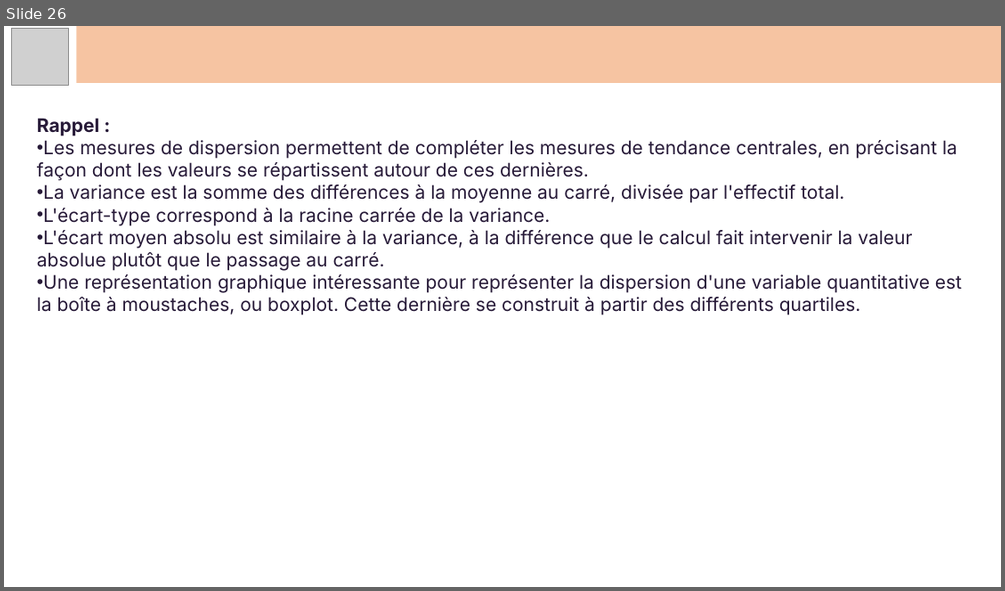
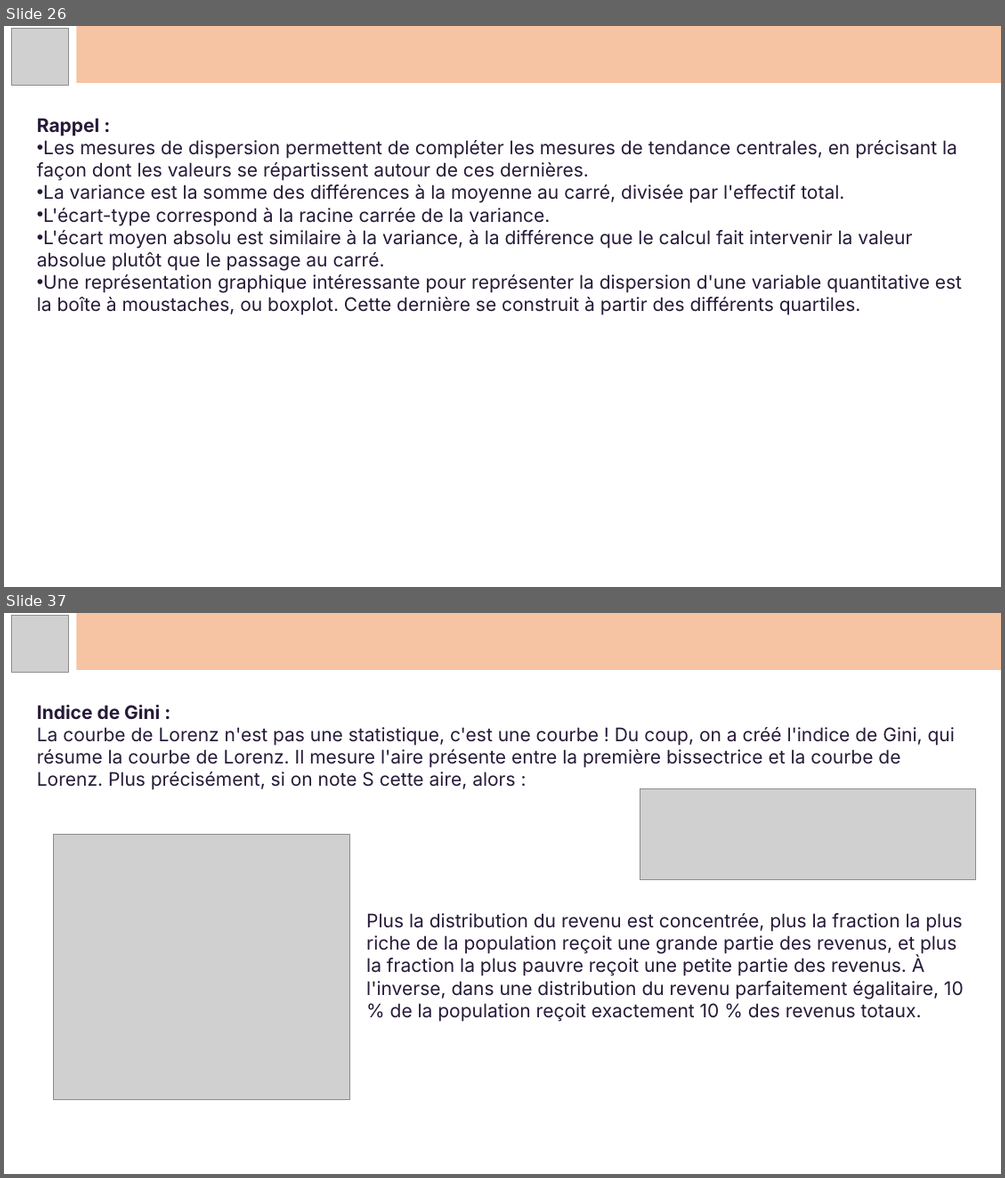
Before and after one commit to Koraiche/Artificial_Intelligence, a slide deck: Docs/Courses/Data Science/Data Analysis/Statistiques.pptx. Shown one above the other, each under a label of ours: slide 26 before the commit, slides 26 and 37 after it; the slides between them are not shown. The pictures are 1005x591 and 1005x1178 pixels, drawn with LibreOffice and Linux fonts; fonts in the diff are those of the drawing; grey boxes stand for pictures. Boxes give left, top, right and bottom in pixels: in the first picture for what was removed or moved away, otherwise in the second. Text is boxed around its words. In the diff, an @@ line names an element or a change of style, - is before the commit and + after.

```diff
--- a/Docs/Courses/Data Science/Data Analysis/Statistiques.pptx
+++ b/Docs/Courses/Data Science/Data Analysis/Statistiques.pptx
@@ slide 37 added at <box>4,613,1001,1174</box>, background #FFFFFF @@
@@ picture added at <box>11,616,68,672</box> @@
@@ rectangle added at <box>77,613,1001,670</box>, fill #F4B183 at 75% opacity @@
@@ text added at <box>37,705,955,790</box>, 18 pt, text #271A38 @@
+Indice de Gini :
+La courbe de Lorenz n'est pas une statistique, c'est une courbe ! Du coup, on a créé l'indice de Gini, qui résume la courbe de Lorenz. Il mesure l'aire présente entre la première bissectrice et la courbe de Lorenz. Plus précisément, si on note S cette aire, alors :
@@ picture added at <box>640,788,976,880</box> @@
@@ picture added at <box>53,835,349,1099</box> @@
@@ text added at <box>366,913,963,1022</box>, 18 pt, text #271A38 @@
+Plus la distribution du revenu est concentrée, plus la fraction la plus riche de la population reçoit une grande partie des revenus, et plus la fraction la plus pauvre reçoit une petite partie des revenus. À l'inverse, dans une distribution du revenu parfaitement égalitaire, 10 % de la population reçoit exactement 10 % des revenus totaux.
```
Also in this commit, not shown: 19 other slides added, 23 other files.
